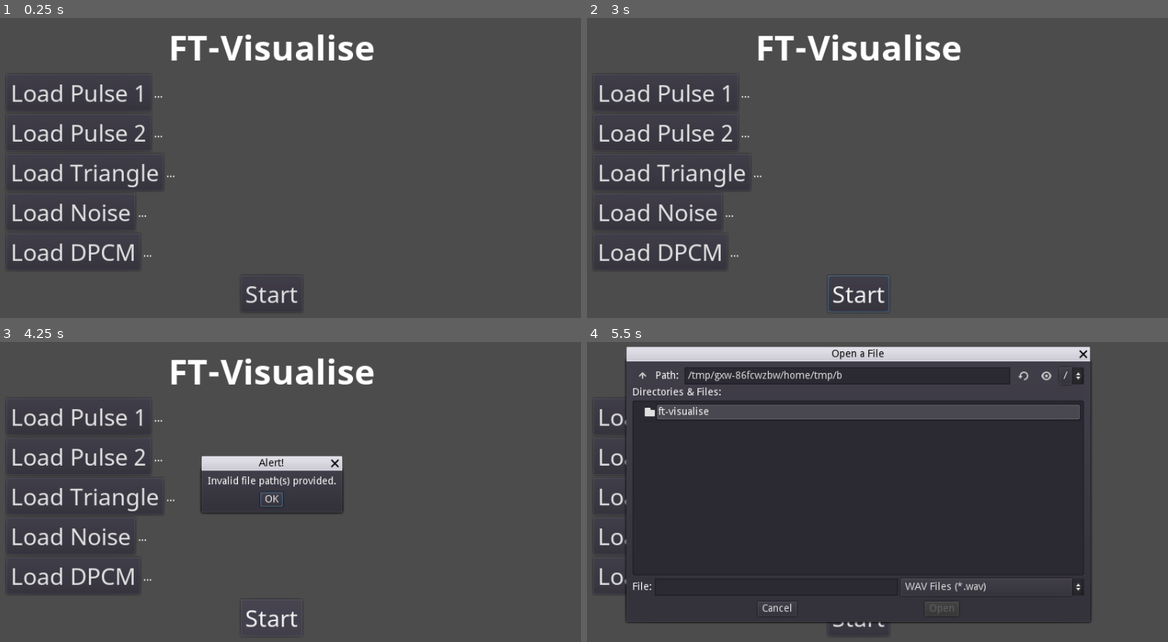
Above: before the commit, frames 1-4 (two rows, left to right).
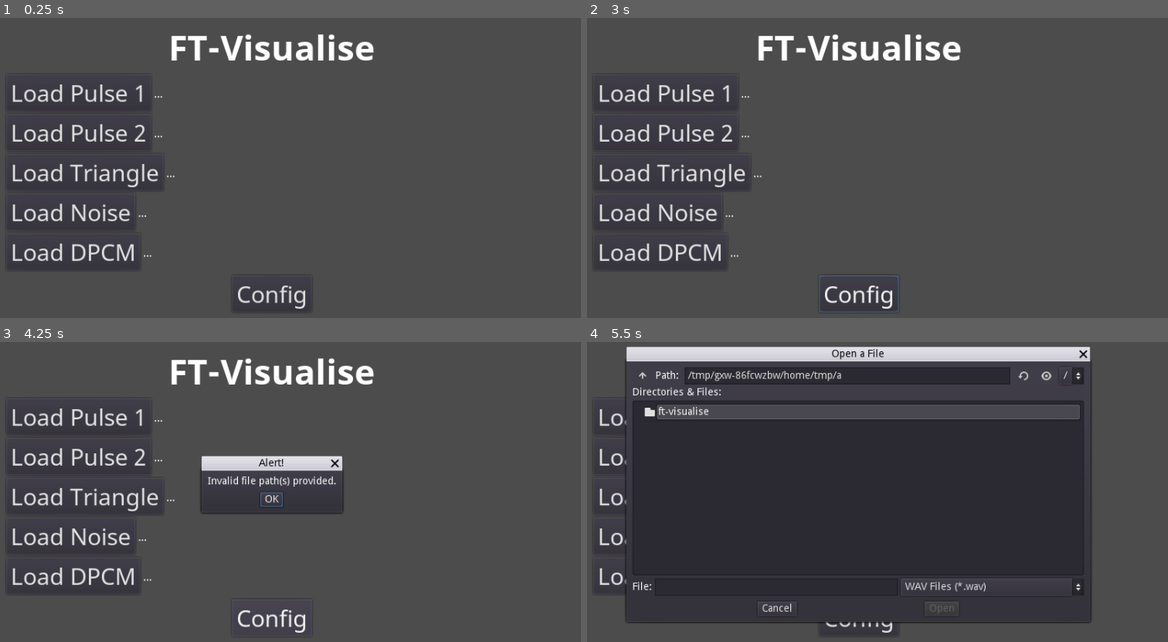
Above: after the commit, the same moments.

Repository: Boyquotes/ft-visualise
Game: Godot game, scene res://ft-visualise/Root.tscn
Two runs of this game, one before a commit and one after it. Both use one fixed random seed, a clock stepped at 60 frames per second and the inputs below.
Inputs (mouse positions are in pixels of both pictures, inside the frame that each line leads up to):
- Up to frame 1 (0.25 s): no input
- Up to frame 2 (3 s): click (860, 294) at 0.5 s, where only the run after the commit has a clickable "Config"; click (860, 294) at 1.25 s, where only the run before the commit has a clickable "Start"; click (860, 294) at 2 s, where only the run before the commit has a clickable "Start"; click "OK" at 2.75 s
- Up to frame 3 (4.25 s): click (273, 618) at 3.5 s, where only the run before the commit has a clickable "Start"
- Up to frame 4 (5.5 s): click "OK" at 4.25 s; click "Load Pulse 1" at 5 s

The runs differ from the first frame. In frame 1, 0.4% of the frame differs, in the area x 40-53%, y 89-98%; in frame 2, 0.4%, in the area x 40-54%, y 85-99%; in frame 3, 0.4%; in frame 4, 0.1%.

Commit message:
Renaming config button in base menu layout so we can switch to a new scene for loading config data before starting the visualiser

Diff:
--- a/ft-visualise/Root.gd
+++ b/ft-visualise/Root.gd
@@ -58,12 +58,12 @@
 				elif element is Label:
 					element.set('custom_fonts/font', GlobalFont.getLabelFont())
 
-	var footer_container = container.find_node('StartContainer')
+	var footer_container = container.find_node('ConfigContainer')
 	var footer_button = footer_container.get_child(0)
 
 	if null != footer_button and footer_button is Button:
 		footer_button.set('custom_fonts/font', GlobalFont.getButtonFont())
-		footer_button.connect('pressed', self, '_on_StartButton_pressed')
+		footer_button.connect('pressed', self, '_on_ConfigButton_pressed')
 
 func setupDialog(ident : String) -> void:
 	var dialog = create_instance('res://ft-visualise/FileHandler/Finder.tscn')
@@ -105,7 +105,7 @@
 func _on_DPCM_pressed() -> void:
 	setupDialog('dpcm')
 
-func _on_StartButton_pressed() -> void:
+func _on_ConfigButton_pressed() -> void:
 	if self.verifyPaths():
 		print('Start.')
 	else:
--- a/ft-visualise/UI/Menu.tscn
+++ b/ft-visualise/UI/Menu.tscn
@@ -117,13 +117,13 @@
 margin_bottom = 17.0
 text = "..."
 
-[node name="StartContainer" type="CenterContainer" parent="MenuStackContainer"]
+[node name="ConfigContainer" type="CenterContainer" parent="MenuStackContainer"]
 margin_top = 380.0
 margin_right = 734.0
 margin_bottom = 400.0
 
-[node name="StartButton" type="Button" parent="MenuStackContainer/StartContainer"]
-margin_left = 346.0
-margin_right = 387.0
+[node name="ConfigButton" type="Button" parent="MenuStackContainer/ConfigContainer"]
+margin_left = 341.0
+margin_right = 392.0
 margin_bottom = 20.0
-text = "Start"
+text = "Config"
